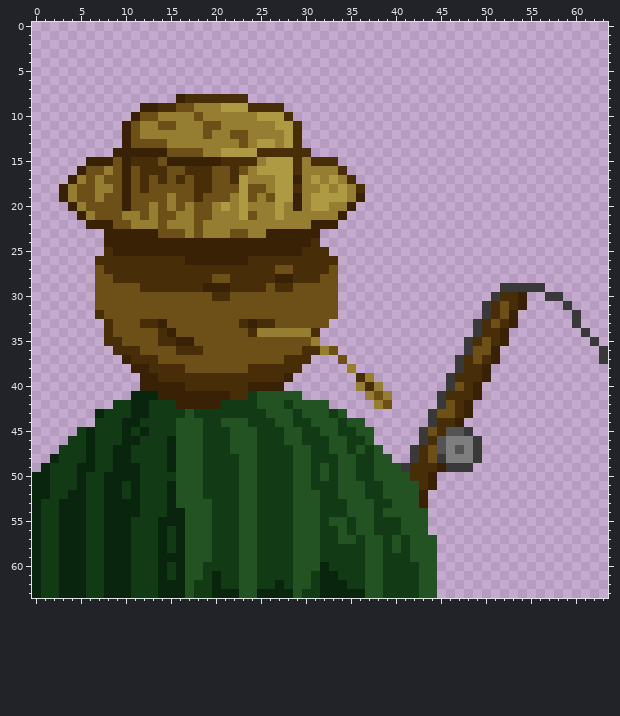
Pixel-art sprite -- games/fish fisher/img/fisherman.png. This is how it looked before the edit.
The file is 64x64 pixels.
Once edited:
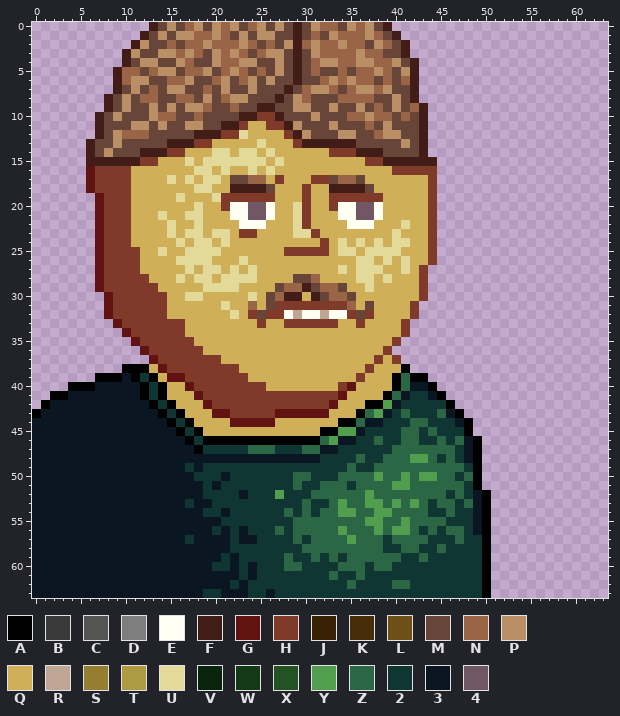
Palette (. is transparent): A #000000  B #393939  C #545454  D #7e7e7e  E #fffff3  F #421c16  G #601310  H #7f3a2a  J #382105  K #472e09  L #6d5018  M #674539  N #996546  P #ba8f65  Q #d0af59  R #bfa593  S #957e31  T #ae9a42  U #e3da99  V #09250d  W #123b15  X #235223  Y #509e4e  Z #2b6645  2 #103634  3 #0a1622  4 #705763
Edits made:
Changed rows in their new state; - is an unchanged pixel.
first column x 0:
 0 -------------FMPMNPMPNPMNPMPMFMPNNMPNPMF------------------------
 1 ------------FMPMPPNNPNMPMPPMMFMNMPNNNPNMF-----------------------
 2 -----------FPMMNMNNPNNNPNMNMPFNPNNPNNMPNMF----------------------
 3 ----------FPMMPPNPNMPNPNMNPPMFMPNNNNPNNMMF----------------------
 4 ----------FMPPMMPNMMPNNPPMMPMFMNPPNNPPNNPMF---------------------
 5 ---------FNNMNPPMNNPMNPNMNMPMFMNMMNMNNPNMPF---------------------
 6 ---------FNPPMMNNPMMNPMNPMPMMFMMNPNPNNMNMNF---------------------
 7 ---------FMPMNMPPMMNMPMMPMMMFMNPPNMNPPNPMMF---------------------
 8 --------FMPMNNMMNNMPMNPPMMMFMPNMMMNNNNMMPMF---------------------
 9 --------FMPMMPMPMPPNMMNMMFFMMPPMMPMMPMNMPMNF--------------------
10 -------FMPMMMPNNMMNMMMMFFHHFMMMPMMMNNPNNMNMF--------------------
11 -------FMMMPPMPMMPPMMFFHQQHHFPMMMPMMMNMPMMMF--------------------
12 -------FMPNNNMMMMMFFFHHUQQQQHFPMMMPPMMNPPMMF--------------------
13 ------FMMPMMMMMFFFHHQQQQQUQQQHFFFFFFMMMMMPMF--------------------
14 ------FMPMMMFFFHHQQQUUQUUQUQQQQQQHHHFFFMMMMF--------------------
15 ------FFFFFFHHQQQUQUUUUUUUQUQQQQQQQQQHHFFFFFF-------------------
16 -----.GHHHHQQQQQQQUUQUQQUQUQQQQQQQQQQQQQHHHHH-------------------
17 ----..GHHHHQQQQUQUQUUQMMNNQHQQQHHMNNMQQQQQQQH-------------------
18 ---...GHHHHQQQQQQQUUQQFFFFMQQQHQQFFFFMQQQQQQH-------------------
19 ---....GHHHQQQQQUQQQUHHHHHHQQQHQQHHHHHHQQQQQH-------------------
20 ----...GHHHQQQQQQQUQQHEE44EQQUHQQHEE44EQQQQQH-------------------
21 -----..GHHHQQQUQQUUQQQEE44EQQUHQQQEE44EQQQQQH-------------------
22 ------.GHHHQQQQUQQUQQQQEEEQQQUHQQQQEEEQQQUQQH-------------------
23 -------GHHHQQQQUQUUQUUQHHQQQQUUHQQQQQQQQUQQQH-------------------
24 -------GHHHQQQQQUQUUQUQQQQQQQQQQHQUQUQUQUUQQH-------------------
25 -------GHHHHQQUQQUUUUQQQQQQQHHHHHQUUQUUUUQQQH-------------------
26 -------GHHHHQQQQUUUUQQQUQQQQQQQQQQQQUUQUQUQQH-------------------
27 -------GHHHHQQQQQUQUUQUQUQQQQQQQQQUQUUUQQUQH--------------------
28 -------GHHHHHQQQUQUUQUUUUQQQQMMNQQQQUUQUQQQH--------------------
29 -------GHHHHHHQQQQQUUUUQQQQMNNFMNNMQQUQQQQQH--------.....-------
30 -------.GHHHHHHQQUUQQQQQUQMNFFQFMNNMQQQQQQQH-------....--..-----
31 -------.GHHHHHHQQQQQQUQQNQMHHHHHHHHNQMQQQQH-------.....----.----
32 -------.GHHHHHHQQQQQQQUQHMHHEREEREEHMHQQQQH-------....------.---
33 --------.GHHHHHHHQQQQQQQQHQQHHHHHHQQHQQQQH-------.....------.---
34 --------..GHHHHHHQQQQQQQQQQQQQQQQQQQQQQQQH-------....--------.--
35 --------...GHHHHHHQQQQQQQQQQQQQQQQQQQQQQH-------.....---------.-
36 ---------...GHHHHHHQQQQQQQQQQQQQQQQQQQQH--------....-----------.
37 ----------...GHHHHHHHQQQQQQQQQQQQQQQQQHQH------.....-----------.
38 ----------AAAQGHHHHHHHHQQQQQQQQQQQQQQHQQQA-----....-------------
39 -------AAA3A2AQGGHHHHHHHQQQQQQQQQQQQHQQQAZAA--.....-------------
40 ----AAA33333A2AQQGHHHHHHHHQQQQQQQQHGQQQQAZ33A-....--------------
41 --AA33333333A2AQQQGHHHHHHHHHHHHHHHGQQQQAZ3223A....--------------
42 -A33333333333A2AQQQGHHHHHHHHHHHHHGQQQAAY322222A..---------------
43 A3333333333333A2AQQQGGHHHHHGGGGGGQQQAZY32Z222Z3A.---------------
44 333333333333333A2AQQQQGGGGGQQQQQQQAAZ33222ZZ2223A---------------
45 3333333333333333A2AQQQQQQQQQQQQQAAYY32222ZZ2Z222A---------------
46 33333333333333333A2AAAAAAAAAAAAAZY3322Z22ZZ22Z2Z3A--------------
47 333333333333333333A22222ZZZ222ZZ33222222ZZZZZZZ23A--------------
48 333333333333333333333333333333332222Z22ZZZYYZ2Z23A--------------
49 33333333333333333232222222222222222Z22ZZZZZZZZZZ2A--------------
50 33333333333333333322232222222ZZ222ZZZZYZZYZYYZZ2ZA--------------
51 33333333333333333332322222222Z22ZZZ2ZZZZYYZZZZZZ2A--------------
52 333333333333333333322223222Y222ZZZZZZYZZZZZZZZ2Z23A-------------
53 333333333333333332332222222222Z22ZYZZYYZYZYZ2ZZ2Z3A-------------
54 3333333333333333333223222222Z2Z2ZZYYZZYYZZZZ22Z223A-------------
55 33333333333333333333322222222ZZZZZZZZYYZZYZZZZ2223A-------------
56 333333333333333333332323222Z2ZZZZZYZZZYZYYZ2Z2ZZ23A-------------
57 33333333333333333233332332222Z2ZZZZYZZZ2ZZZZ222Z22A-------------
58 333333333333333333333322222222ZZZZZZZZZ22ZZ22Z2222A-------------
59 3333333333333333333332322222Z22Z2Z2ZZZZZZ22Z222222A-------------
60 3333333333333333333322323222ZZ2222ZZZ2ZZ2222222222A-------------
61 333333333333333333333332322222222Z22Z2222222222222A-------------
62 33333333333333333333332322222222222Z2222ZZ22222222A-------------
63 33333333333333333332233322322222222222222222222222A-------------
Where, in picture pixels (left, top, right, bottom), the same in both pictures:
changed: (32, 22, 608, 598)
